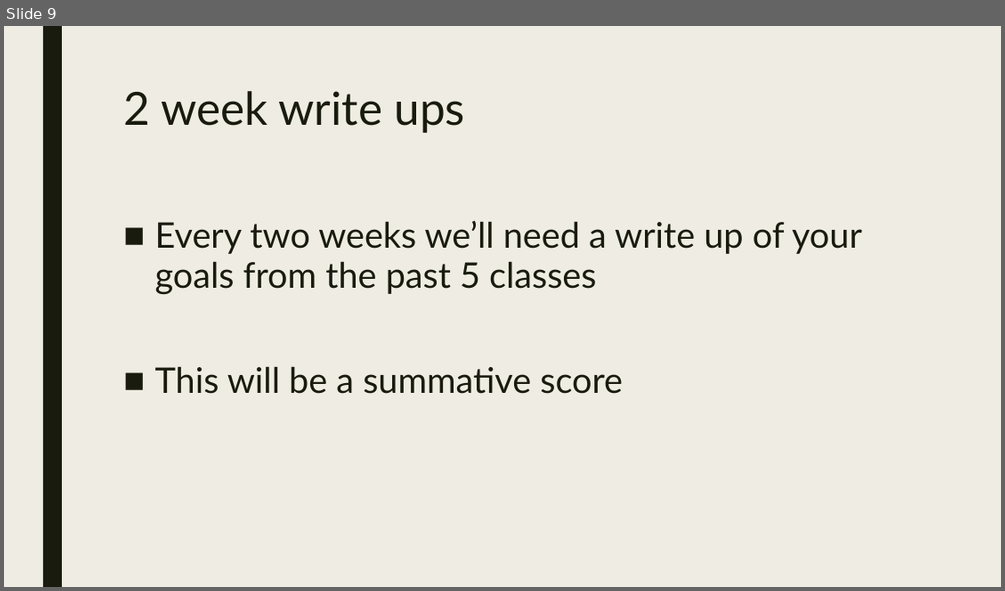
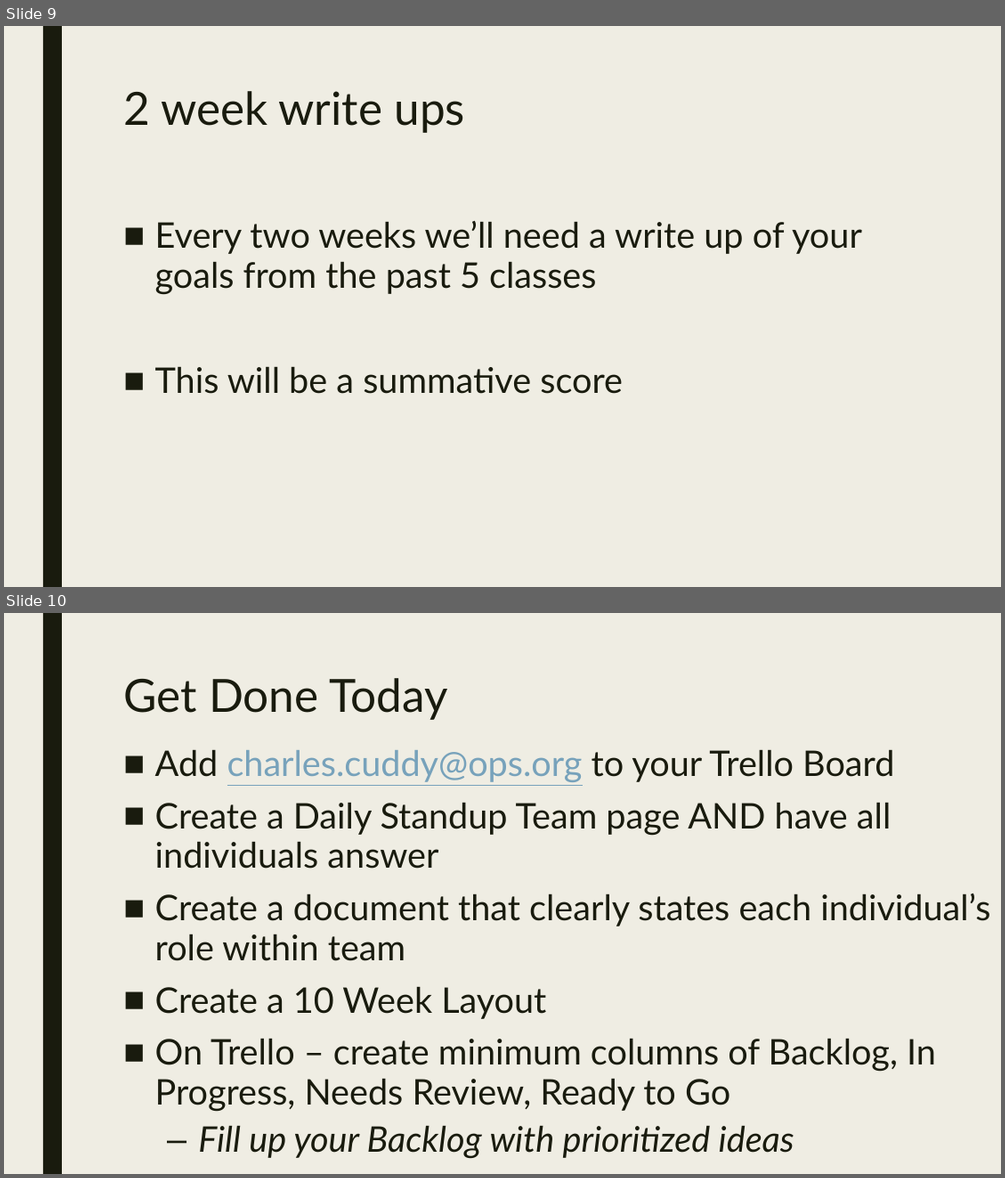
Before and after one commit to codecuddy/math_analysis, a slide deck: 2nd Semester/MathAnalysis_Day_050 Focus on Project Goals.pptx. Shown one above the other, each under a label of ours: slide 9 before the commit, slides 9 and 10 after it. The pictures are 1005x591 and 1005x1178 pixels, drawn with LibreOffice and Linux fonts; fonts in the diff are those of the drawing. Boxes give left, top, right and bottom in pixels: in the first picture for what was removed or moved away, otherwise in the second. Text is boxed around its words. In the diff, an @@ line names an element or a change of style, - is before the commit and + after.

```diff
--- a/2nd Semester/MathAnalysis_Day_050 Focus on Project Goals.pptx
+++ b/2nd Semester/MathAnalysis_Day_050 Focus on Project Goals.pptx
@@ slide 10 added at (4,613,1001,1174), background #EFEDE3; not listed: 1 template element that a slide beside it also shows @@
@@ title added at (123,678,447,720), 44 pt, text #191B0E @@
+Get Done Today
@@ text added at (155,749,990,1159), 34 pt, text #191B0E @@
+■ Add charles.cuddy@ops.org to your Trello Board
+■ Create a Daily Standup Team page AND have all individuals answer
+■ Create a document that clearly states each individual’s role within team
+■ Create a 10 Week Layout
+■ On Trello – create minimum columns of Backlog, In Progress, Needs Review, Ready to Go
+  – Fill up your Backlog with prioritized ideas
```
Also in this commit, not shown: 5 slides changed, 1 other slide added, 2 slides removed, 38 other files.
